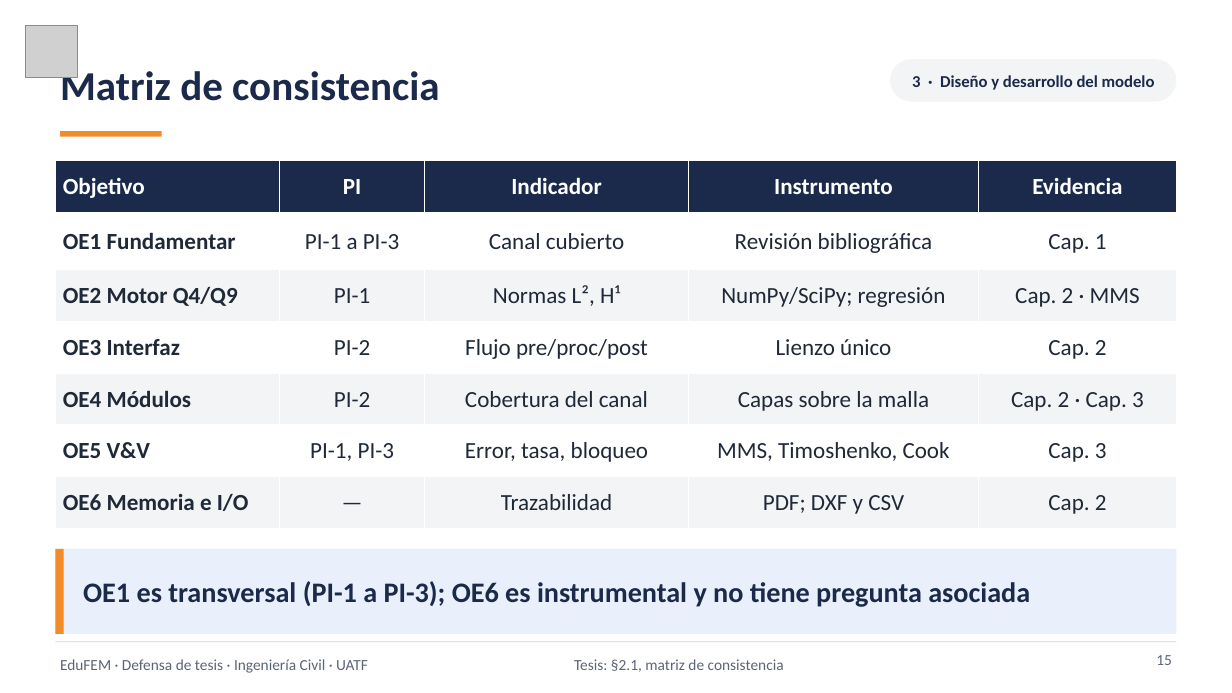
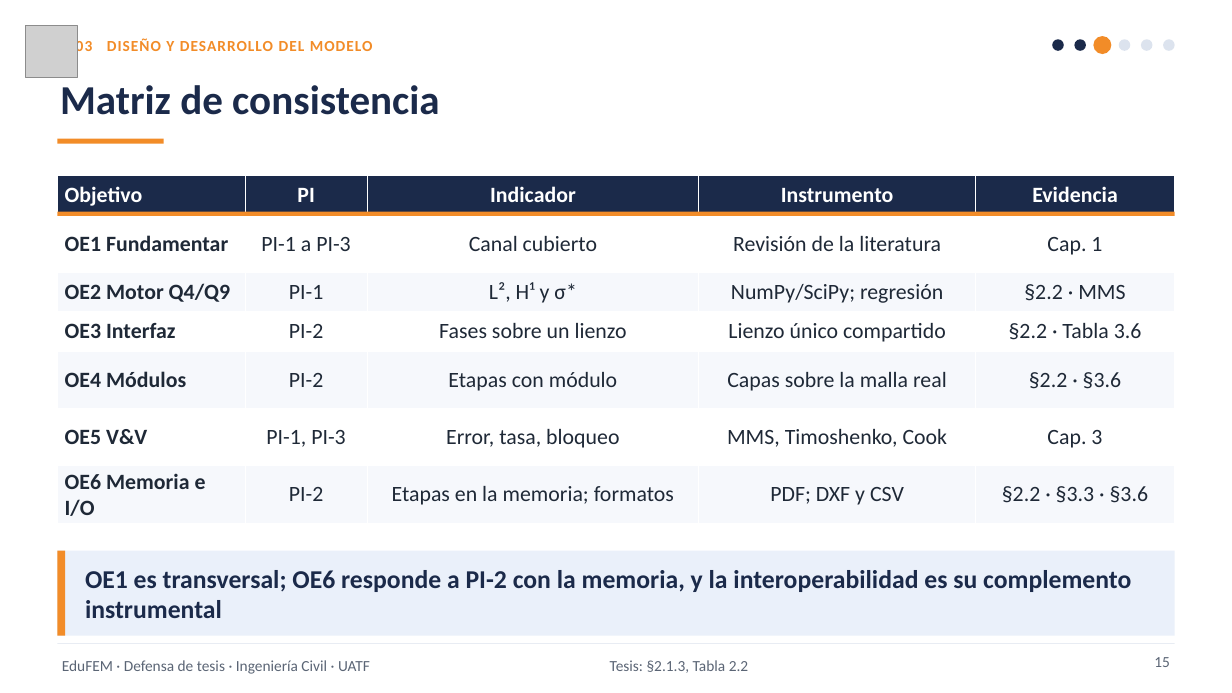
Before and after one commit to Sucullani/SoftwareED, a slide deck: slide 15 of tesis/presentacion/video/Defensa_EduFEM_narrada.pptx. Drawn at 1232x693 pixels with LibreOffice and Linux fonts; fonts in the diff are those of the drawing; grey boxes stand for pictures. Boxes give left, top, right and bottom in pixels: in the first picture for what was removed or moved away, otherwise in the second. Text is boxed around its words. In the diff, an @@ line names an element or a change of style, - is before the commit and + after.

```diff
--- a/tesis/presentacion/video/Defensa_EduFEM_narrada.pptx
+++ b/tesis/presentacion/video/Defensa_EduFEM_narrada.pptx
@@ text "Matriz de consistencia" rewrapped from (x1=60, y1=66, x2=439, y2=101) to (x1=60, y1=85, x2=439, y2=115) @@
@@ text "03 DISEÑO Y DESARROLLO DEL ..." moved from (x1=890, y1=59, x2=1177, y2=102) to (x1=76, y1=38, x2=373, y2=56) @@
@@ text "03 DISEÑO Y DESARROLLO DEL ..." at (x1=76, y1=38, x2=373, y2=56): fill #F3F4F6 to none @@
@@ text at (x1=76, y1=38, x2=373, y2=56): text changed; size 13 to 12 pt; text colour #1B2A4A to #F28C28 @@
-3 · Diseño y desarrollo del modelo
+03 DISEÑO Y DESARROLLO DEL MODELO
@@ ellipse added at (x1=1053, y1=39, x2=1064, y2=50), fill #1B2A4A @@
@@ ellipse added at (x1=1075, y1=39, x2=1086, y2=50), fill #1B2A4A @@
@@ ellipse added at (x1=1093, y1=36, x2=1112, y2=55), fill #F28C28 @@
@@ ellipse added at (x1=1119, y1=39, x2=1130, y2=50), fill #DCE3EE @@
@@ ellipse added at (x1=1141, y1=39, x2=1153, y2=50), fill #DCE3EE @@
@@ ellipse added at (x1=1164, y1=39, x2=1175, y2=50), fill #DCE3EE @@
@@ rectangle resized from (x1=60, y1=131, x2=162, y2=137) to (x1=57, y1=139, x2=164, y2=144) @@
@@ table at (x1=57, y1=176, x2=1176, y2=523) @@
-row 2, column 4: Revisión bibliográfica
+row 2, column 4: Revisión de la literatura
-row 3, column 3: Normas L², H¹
+row 3, column 3: L², H¹ y σ*
-row 3, column 5: Cap. 2 · MMS
+row 3, column 5: §2.2 · MMS
-row 4: OE3 Interfaz | PI-2 | Flujo pre/proc/post | Lienzo único | Cap. 2
+row 4: OE3 Interfaz | PI-2 | Fases sobre un lienzo | Lienzo único compartido | §2.2 · Tabla 3.6
-row 5: OE4 Módulos | PI-2 | Cobertura del canal | Capas sobre la malla | Cap. 2 · Cap. 3
+row 5: OE4 Módulos | PI-2 | Etapas con módulo | Capas sobre la malla real | §2.2 · §3.6
-row 7: OE6 Memoria e I/O | — | Trazabilidad | PDF; DXF y CSV | Cap. 2
+row 7: OE6 Memoria e I/O | PI-2 | Etapas en la memoria; formatos | PDF; DXF y CSV | §2.2 · §3.3 · §3.6
@@ fill #F3F4F6 to #F6F8FC in 15 cells @@
@@ size 18 to 17 pt in "Objetivo", "PI", "Indicador", "Instrumento" and 19 more places @@
@@ table resized from (x1=55, y1=161, x2=1177, y2=529) to (x1=57, y1=176, x2=1176, y2=523) @@
@@ rectangle added at (x1=57, y1=212, x2=1175, y2=215), fill #F28C28 @@
@@ rectangle at (x1=57, y1=551, x2=1175, y2=636): fill #E9F0FB to #EAF0FA @@
@@ text at (x1=85, y1=570, x2=1131, y2=618): text changed; size 22 to 20 pt @@
-OE1 es transversal (PI-1 a PI-3); OE6 es instrumental y no tiene pregunta asociada
+OE1 es transversal; OE6 responde a PI-2 con la memoria, y la interoperabilidad es su complemento instrumental
@@ rectangle at (x1=57, y1=643, x2=1175, y2=644): fill #D1D5DB to #DCE3EE @@
@@ text at (x1=610, y1=660, x2=748, y2=673): text changed @@
-Tesis: §2.1, matriz de consistencia
+Tesis: §2.1.3, Tabla 2.2
```
Also in this commit, not shown: 37 other slides changed, 1 slide added, 10 other files.
